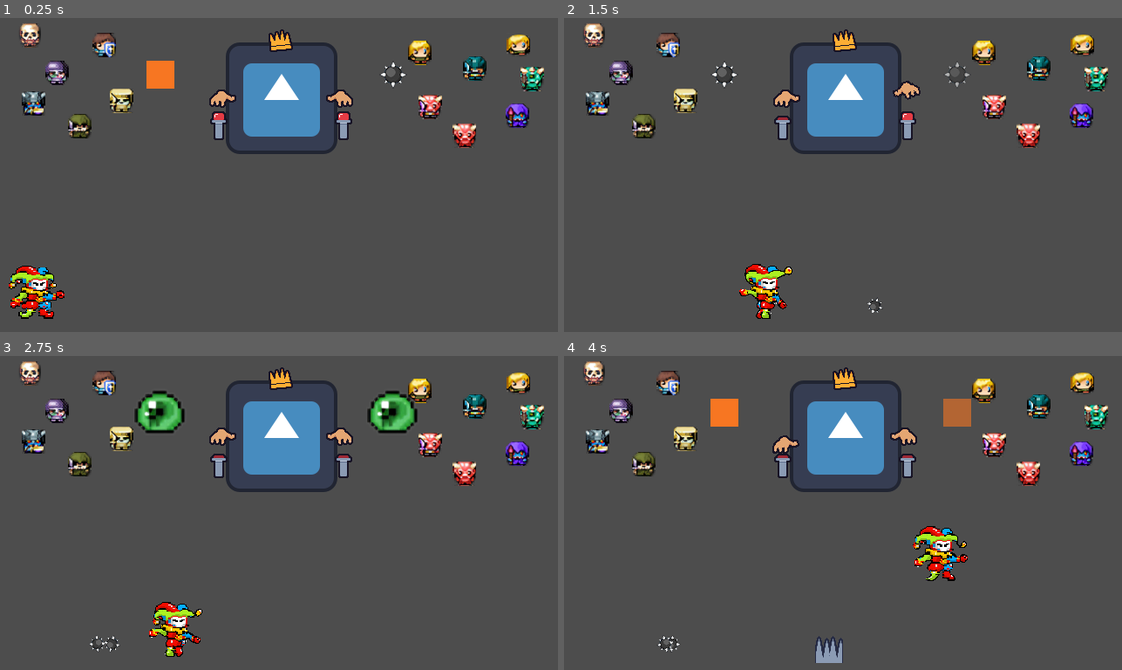
Above: before the commit, frames 1-4 (two rows, left to right).
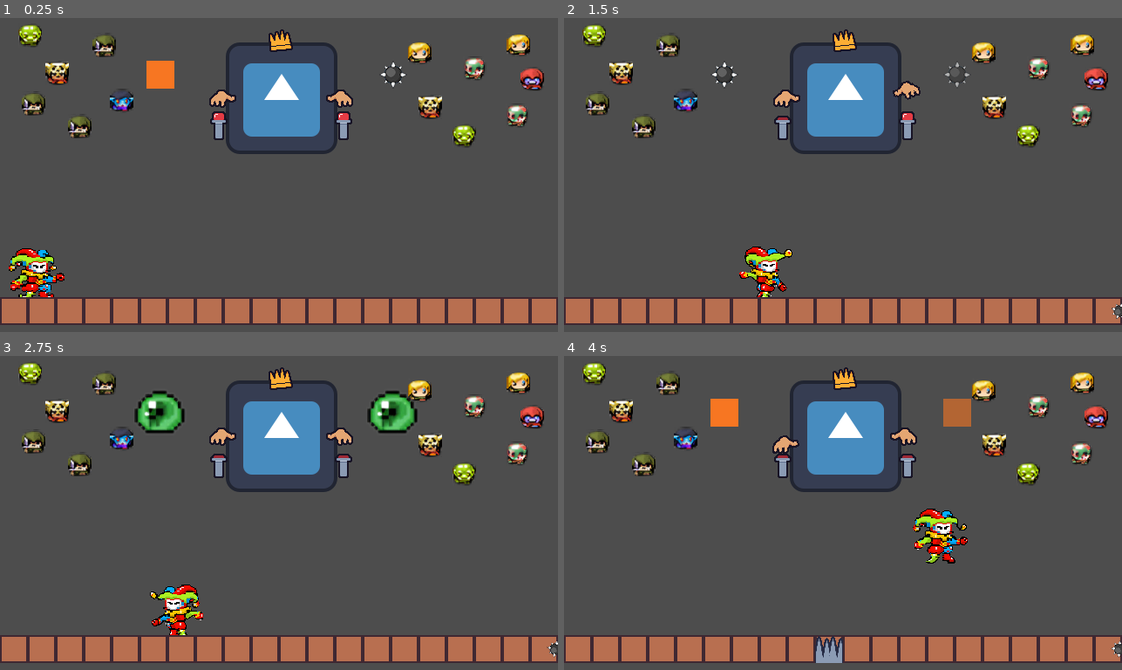
Above: after the commit, the same moments.

Repository: coelhucas/ggj-2024
Game: Godot game, scene res://src/scenes/main.tscn
The game is run twice, just before and just after one commit, with the same random seed, the same clock (stepped at 60 frames per second) and the same inputs. The engine's default icon, where the game draws it, is replaced by a stand-in: a white triangle on a blue panel in a dark square.
Inputs:
- Up to frame 1 (0.25 s): no input
- Up to frame 2 (1.5 s): hold D (p1_right) from 0.53 s (still down); tap Left (p2_left) at 0.6 s; tap W (p1_up) at 0.77 s; tap Right (p2_right) at 1.35 s
- Up to frame 3 (2.75 s): tap W (p1_up) at 1.52 s; release D (p1_right) at 2.03 s; hold A (p1_left) from 2.03 s (still down); tap Left (p2_left) at 2.1 s
- Up to frame 4 (4 s): release A (p1_left) at 2.78 s; hold D (p1_right) from 2.78 s (still down); tap Right (p2_right) at 2.85 s; tap W (p1_up) at 3.02, 3.77 s; tap Left (p2_left) at 3.6 s

The runs differ from the first frame. In frame 1, 13% of the frame differs, in the area x 0-100%, y 1-98%; in frame 2, 13%; in frame 3, 13%; in frame 4, 13%.

Commit message:
add holes

Diff:
--- a/data/traps/hole.tres
+++ b/data/traps/hole.tres
@@ -6,3 +6,5 @@
 [resource]
 script = ExtResource("2_5m1cv")
 icon = ExtResource("1_moedp")
+floating = false
+kind = 2
--- a/src/scenes/Main.gd
+++ b/src/scenes/Main.gd
@@ -6,6 +6,8 @@
 @onready var trap_selector := $TrapSelector
 
 const FLOOR_COORDINATE := 10
+
+var _removed_tiles: PackedVector2Array
 
 func _ready() -> void:
 	king.spawn_behind_player.connect(add_trap_behind_player)
@@ -33,6 +35,24 @@
 
 		add_child(_ns)
 
+	if trap_selector.current_trap.kind == Trap.Kind.HOLE:
+		# Qual tile "secundário" também será removido
+		var _additional_offset := Vector2.RIGHT if _pos.x > tilemap.local_to_map(player.global_position).x else Vector2.RIGHT
+		_target_position = Vector2i(_pos.x, FLOOR_COORDINATE)
+		tilemap.set_cell(0, _target_position, -1)
+		tilemap.set_cell(0, _target_position + _additional_offset, -1)
+
+
+		_removed_tiles.append(_target_position)
+		_removed_tiles.append(_target_position + _additional_offset)
+
+		await get_tree().create_timer(1.2).timeout
+
+		for i in range(_removed_tiles.size()):
+			var _idx := wrapi(_removed_tiles.size() - 1 - i, 0, _removed_tiles.size())
+			tilemap.set_cell(0, _removed_tiles[_idx], 0, Vector2i.ZERO, 1)
+			_removed_tiles.remove_at(_idx)
+
 
 func add_trap_ahead_player() -> void:
 	if trap_selector.is_in_cooldown: return
--- a/src/scenes/main.tscn
+++ b/src/scenes/main.tscn
@@ -1,19 +1,24 @@
-[gd_scene load_steps=9 format=3 uid="uid://bxwjcuxapq523"]
+[gd_scene load_steps=10 format=3 uid="uid://bxwjcuxapq523"]
 
 [ext_resource type="PackedScene" uid="uid://jp7mgugpc8mu" path="res://src/scenes/player/player.tscn" id="1_4s3sc"]
 [ext_resource type="Script" path="res://src/scenes/Main.gd" id="1_rbhpf"]
 [ext_resource type="PackedScene" uid="uid://c42d2c58m34o6" path="res://src/scenes/king/king.tscn" id="2_fadux"]
 [ext_resource type="PackedScene" uid="uid://k7hsdvivpmgm" path="res://src/scenes/king/selectors/trap_selector.tscn" id="3_lpelj"]
-[ext_resource type="PackedScene" uid="uid://cdb8lk655qyjf" path="res://src/scenes/public/person2.tscn" id="6_2flqa"]
-
-[sub_resource type="RectangleShape2D" id="RectangleShape2D_gyoqy"]
-size = Vector2(774, 20)
+[ext_resource type="PackedScene" path="res://src/scenes/public/person2.tscn" id="6_2flqa"]
+[ext_resource type="PackedScene" uid="uid://bngctos3idixx" path="res://src/scenes/traps/floor.tscn" id="6_6phtl"]
 
 [sub_resource type="RectangleShape2D" id="RectangleShape2D_1t7xc"]
 size = Vector2(20, 388)
 
+[sub_resource type="TileSetScenesCollectionSource" id="TileSetScenesCollectionSource_6dd4i"]
+resource_name = "Solid"
+scenes/1/scene = ExtResource("6_6phtl")
+
 [sub_resource type="TileSet" id="TileSet_ofp0x"]
 tile_size = Vector2i(32, 32)
+physics_layer_0/collision_layer = 1
+physics_layer_0/collision_mask = 0
+sources/0 = SubResource("TileSetScenesCollectionSource_6dd4i")
 
 [node name="Node" type="Node"]
 
@@ -62,13 +67,7 @@
 position = Vector2(35, 20)
 
 [node name="Player" parent="Main" instance=ExtResource("1_4s3sc")]
-position = Vector2(42, 324)
-
-[node name="StaticBody2D" type="StaticBody2D" parent="Main"]
-position = Vector2(304, 350)
-
-[node name="CollisionShape2D" type="CollisionShape2D" parent="Main/StaticBody2D"]
-shape = SubResource("RectangleShape2D_gyoqy")
+position = Vector2(42, 274)
 
 [node name="Wall" type="StaticBody2D" parent="Main"]
 position = Vector2(-10, 145)
@@ -96,5 +95,7 @@
 [node name="TileMap" type="TileMap" parent="Main"]
 tile_set = SubResource("TileSet_ofp0x")
 format = 2
+layer_0/name = "solid"
+layer_0/tile_data = PackedInt32Array(655360, 0, 65536, 655361, 0, 65536, 655362, 0, 65536, 655363, 0, 65536, 655364, 0, 65536, 655365, 0, 65536, 655366, 0, 65536, 655367, 0, 65536, 655368, 0, 65536, 655369, 0, 65536, 655370, 0, 65536, 655371, 0, 65536, 655372, 0, 65536, 655373, 0, 65536, 655374, 0, 65536, 655375, 0, 65536, 655376, 0, 65536, 655377, 0, 65536, 655378, 0, 65536, 655379, 0, 65536, 655380, 0, 65536)
 
 [node name="CanvasLayer" type="CanvasLayer" parent="."]
--- a/src/scenes/player/player.gd
+++ b/src/scenes/player/player.gd
@@ -1,4 +1,6 @@
 extends CharacterBody2D
+
+@onready var sprite := $AnimatedSprite2D
 
 const GRAVITY := 50
 const SPEED := 200
@@ -22,11 +24,13 @@
 
 func _physics_process(delta):
 	var _input := Input.get_axis("p1_left", "p1_right")
-	#print(_input)
-	#if _input != 0 and scale.x != _input:
-		#scale.x = _input
+
 	velocity.x = _input * SPEED
 	velocity.y += GRAVITY
+
+	if _input != 0:
+		sprite.flip_h = _input < 0
+
 
 	if velocity.x != 0:
 		$AnimatedSprite2D.play("walk")
--- a/src/scenes/public/person.gd
+++ b/src/scenes/public/person.gd
@@ -12,7 +12,7 @@
 	if vFrameIndex % 4 != 0:
 		vFrameIndex += 4 - (vFrameIndex % 4)
 
-	skin.frame = vFrameIndex * skin.hframes + hFrameIndex
+	skin.frame = vFrameIndex * skin.hframes
 	Global.set_player.connect(func(_p):
 		player = _p
 	)
--- /dev/null
+++ b/src/scenes/traps/floor.tscn
@@ -0,0 +1,14 @@
+[gd_scene load_steps=3 format=3 uid="uid://bngctos3idixx"]
+
+[ext_resource type="Texture2D" uid="uid://blu7gooar7fa1" path="res://assets/sprites/solid.png" id="1_r2xlq"]
+
+[sub_resource type="RectangleShape2D" id="RectangleShape2D_sq3v1"]
+size = Vector2(32, 32)
+
+[node name="Floor" type="StaticBody2D"]
+
+[node name="Sprite2D" type="Sprite2D" parent="."]
+texture = ExtResource("1_r2xlq")
+
+[node name="CollisionShape2D" type="CollisionShape2D" parent="."]
+shape = SubResource("RectangleShape2D_sq3v1")
Binary file added: assets/sprites/solid.png
Not shown, added: assets/sprites/solid.png.import
Not shown: 1 places in src/scenes/king/selectors/trap_selector.tscn that only renumber resources
